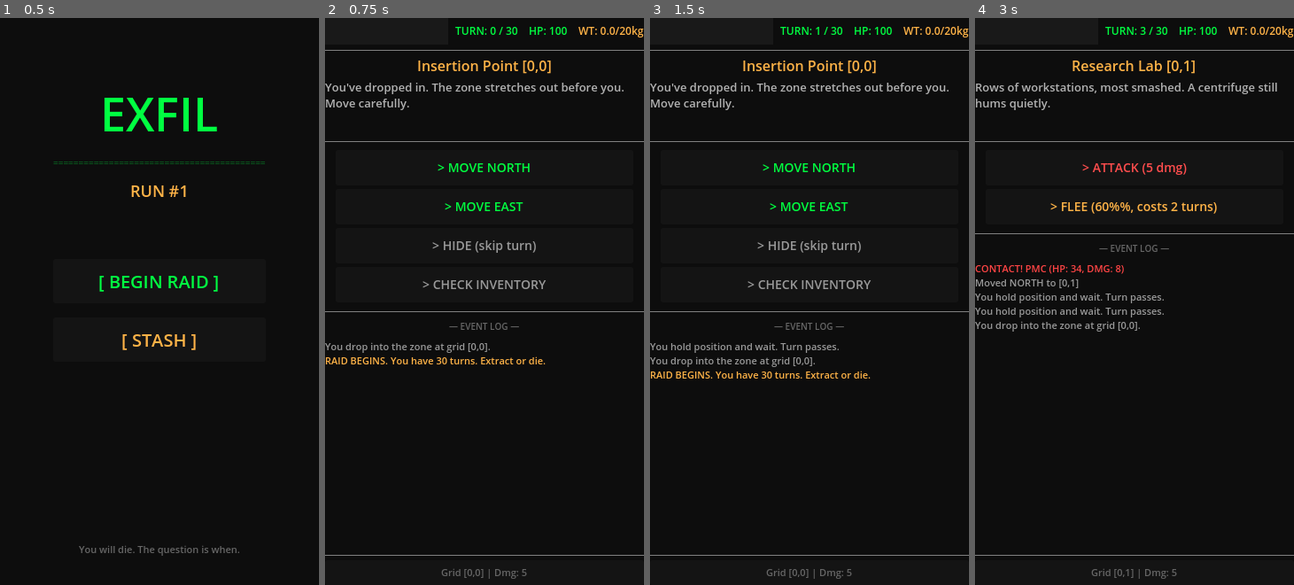
Above: before the commit, frames 1-4 (left to right).
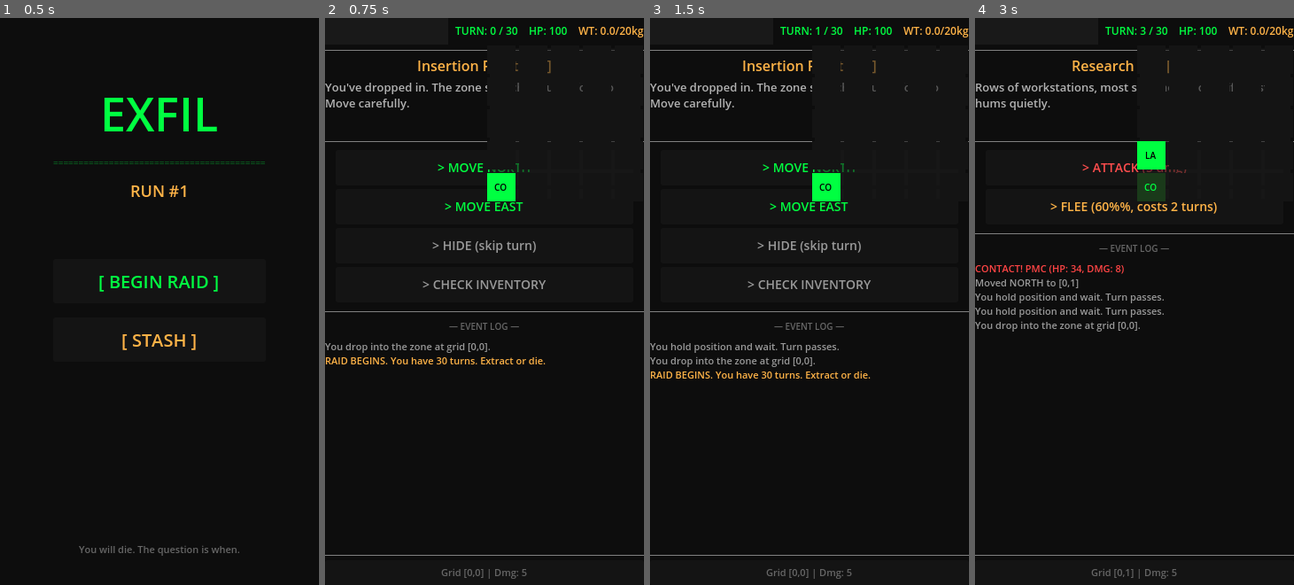
Above: after the commit, the same moments.

Repository: RJDray/Exfil
Game: Godot game, scene res://scenes/MainMenu.tscn
Same seed, same stepped clock (60 frames per second), same inputs: the game is played once before the commit and once after it.
Inputs:
- Up to frame 1 (0.5 s): no input
- Up to frame 2 (0.75 s): click "[ BEGIN RAID ]" at 0.5 s
- Up to frame 3 (1.5 s): click "> HIDE (skip turn)" at 1.25 s
- Up to frame 4 (3 s): click "> HIDE (skip turn)" at 2 s; click "> MOVE NORTH" at 2.75 s

Frame 1 is identical in both runs. In frame 2, 1.2% of the frame differs, in the area x 50-100%, y 5-33%; in frame 3, 1.2%; in frame 4, 1.5%.

Commit message:
feat(raid): 2D minimap with room tracking
Adds a 5x5 visual minimap anchored top-right showing visited rooms
with type abbreviations, current position highlight, and extract
point markers. Updates on movement and initial load.

Co-Authored-By: Claude Opus 4.6 <noreply@anthropic.com>

Diff:
--- a/scenes/Raid.tscn
+++ b/scenes/Raid.tscn
@@ -138,6 +138,31 @@
 scroll_active = false
 text = ""
 
+[node name="MinimapPanel" type="Panel" parent="."]
+unique_name_in_owner = true
+layout_mode = 1
+anchor_left = 1.0
+anchor_right = 1.0
+offset_left = -174.0
+offset_top = 34.0
+offset_right = -4.0
+offset_bottom = 204.0
+grow_horizontal = 0
+
+[node name="MinimapGrid" type="GridContainer" parent="MinimapPanel"]
+unique_name_in_owner = true
+layout_mode = 1
+anchors_preset = 15
+anchor_right = 1.0
+anchor_bottom = 1.0
+offset_left = 3.0
+offset_top = 3.0
+offset_right = -3.0
+offset_bottom = -3.0
+grow_horizontal = 2
+grow_vertical = 2
+columns = 5
+
 [node name="Divider4" type="HSeparator" parent="MainVBox"]
 layout_mode = 2
 theme_override_colors/separator_color = Color(0, 1, 0.255, 0.3)
--- a/scripts/Raid.gd
+++ b/scripts/Raid.gd
@@ -10,6 +10,7 @@
 # Map data
 var rooms: Array = []  # 2D array [x][y] of room dictionaries
 var previous_pos: Vector2i = Vector2i(0, 0)
+var visited_rooms: Array = []  # 2D array [x][y] of bools
 
 # Combat state
 var in_combat: bool = false
@@ -24,15 +25,25 @@
 @onready var action_container: VBoxContainer = %ActionContainer
 @onready var log_text: RichTextLabel = %LogText
 @onready var status_label: Label = %StatusLabel
+@onready var minimap_grid: GridContainer = %MinimapGrid
 
 var event_log: Array = []
 
 
 func _ready() -> void:
 	_generate_map()
+	# Init visited rooms grid
+	visited_rooms = []
+	for x in MAP_SIZE:
+		var col: Array = []
+		for y in MAP_SIZE:
+			col.append(false)
+		visited_rooms.append(col)
+	visited_rooms[0][0] = true
 	_add_log("[color=#ffb347]RAID BEGINS. You have 30 turns. Extract or die.[/color]")
 	_add_log("You drop into the zone at grid [0,0].")
 	_update_ui()
+	_update_minimap()
 	_show_room()
 
 
@@ -91,6 +102,17 @@
 		"A helicopter pad. Radio static crackles from a broken transmitter.",
 		"Sandbags and wire mark the extraction perimeter. This is the way out.",
 	],
+}
+
+const ROOM_ABBREVIATIONS := {
+	"storage": "SR",
+	"corridor": "CO",
+	"labs": "LA",
+	"office": "OF",
+	"barracks": "BK",
+	"medbay": "MD",
+	"armory": "AR",
+	"extraction": "EX",
 }
 
 const ENEMY_NAMES := ["Scav", "Raider", "PMC", "Rogue AI Drone", "Feral Dog"]
@@ -213,6 +235,66 @@
 		status_label.text = "Grid [%d,%d] | Dmg: %d" % [pos.x, pos.y, GameData.get_player_damage()]
 
 
+func _update_minimap() -> void:
+	# Clear existing cells
+	for child in minimap_grid.get_children():
+		child.queue_free()
+
+	var pos := GameData.player_pos
+	var cell_size := 32
+
+	# Grid displays y=4 at top (north), y=0 at bottom
+	for y_display in MAP_SIZE:
+		var y := MAP_SIZE - 1 - y_display
+		for x in MAP_SIZE:
+			var cell := Label.new()
+			cell.custom_minimum_size = Vector2(cell_size, cell_size)
+			cell.horizontal_alignment = HORIZONTAL_ALIGNMENT_CENTER
+			cell.vertical_alignment = VERTICAL_ALIGNMENT_CENTER
+			cell.add_theme_font_size_override("font_size", 10)
+
+			if x == pos.x and y == pos.y:
+				# Current position — bright green
+				var abbr: String = ROOM_ABBREVIATIONS.get(rooms[x][y]["type"], "??")
+				cell.text = abbr
+				cell.add_theme_color_override("font_color", Color(0, 0, 0))
+				var bg := ColorRect.new()
+				bg.color = Color("#00ff41")
+				bg.set_anchors_preset(Control.PRESET_FULL_RECT)
+				bg.show_behind_parent = true
+				cell.add_child(bg)
+			elif visited_rooms[x][y]:
+				var room: Dictionary = rooms[x][y]
+				var abbr: String = ROOM_ABBREVIATIONS.get(room["type"], "??")
+				cell.text = abbr
+				if room["is_extract"]:
+					# Extract point — amber
+					cell.add_theme_color_override("font_color", Color(0, 0, 0))
+					var bg := ColorRect.new()
+					bg.color = Color("#ffb347")
+					bg.set_anchors_preset(Control.PRESET_FULL_RECT)
+					bg.show_behind_parent = true
+					cell.add_child(bg)
+				else:
+					# Visited — dark green
+					cell.add_theme_color_override("font_color", Color("#00ff41"))
+					var bg := ColorRect.new()
+					bg.color = Color("#1a3a1a")
+					bg.set_anchors_preset(Control.PRESET_FULL_RECT)
+					bg.show_behind_parent = true
+					cell.add_child(bg)
+			else:
+				# Unvisited — dark, no text
+				cell.text = ""
+				var bg := ColorRect.new()
+				bg.color = Color(0.08, 0.08, 0.08)
+				bg.set_anchors_preset(Control.PRESET_FULL_RECT)
+				bg.show_behind_parent = true
+				cell.add_child(bg)
+
+			minimap_grid.add_child(cell)
+
+
 func _show_room() -> void:
 	var pos := GameData.player_pos
 	var room: Dictionary = rooms[pos.x][pos.y]
@@ -340,9 +422,11 @@
 		return
 	previous_pos = GameData.player_pos
 	GameData.player_pos += direction
+	visited_rooms[GameData.player_pos.x][GameData.player_pos.y] = true
 	_advance_turn()
 	_add_log("Moved %s to [%d,%d]" % [dir_name, GameData.player_pos.x, GameData.player_pos.y])
 	_update_ui()
+	_update_minimap()
 	_show_room()
 
 
